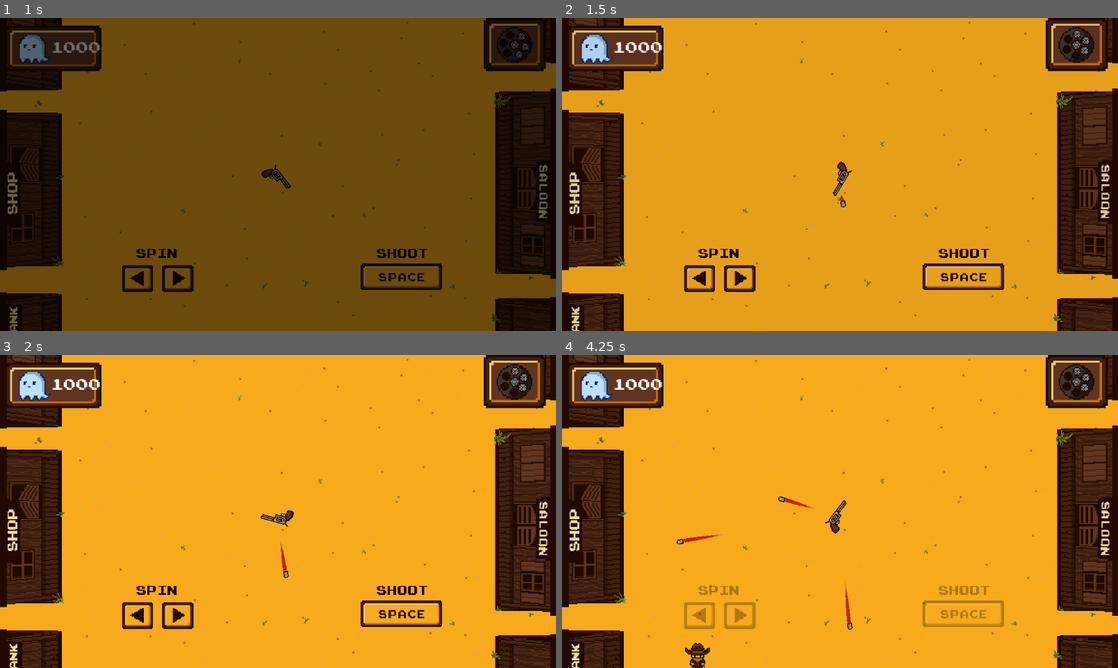
Above: before the commit, frames 1-4 (two rows, left to right).
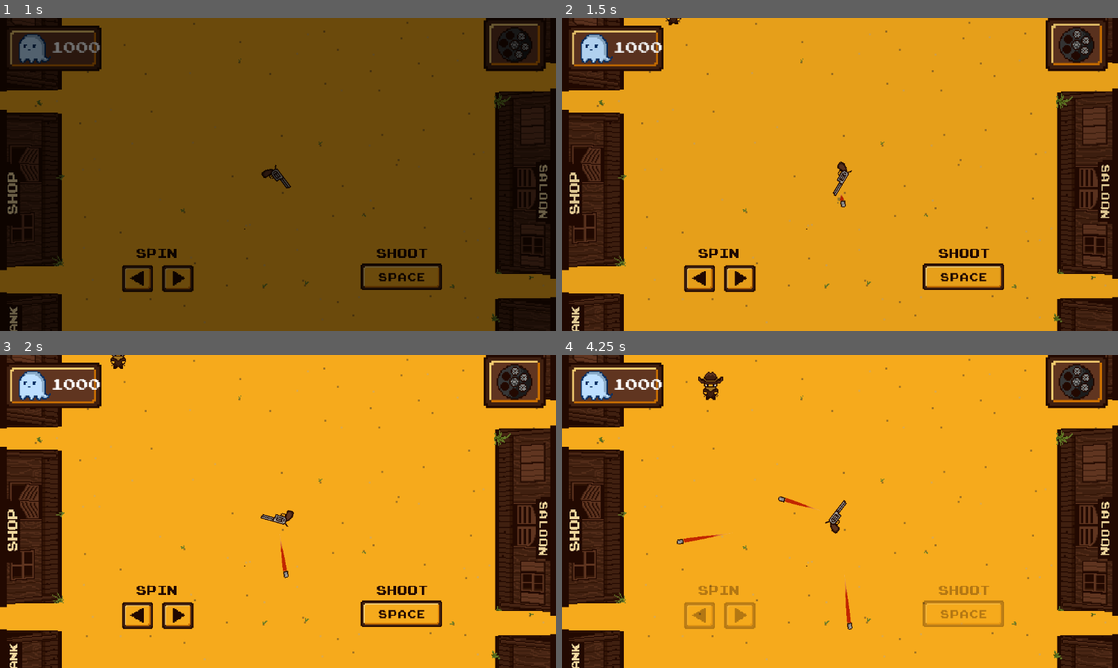
Above: after the commit, the same moments.

Repository: Guigo-dev/JuniperGameJam
Game: Godot game, scene res://Scenes/Menus/menu_inicial.tscn
The game is run twice, just before and just after one commit, with the same random seed, the same clock (stepped at 60 frames per second) and the same inputs.
Inputs (mouse positions are in pixels of both pictures, inside the frame that each line leads up to):
- Up to frame 1 (1 s): click (278, 196) at 0.5 s
- Up to frame 2 (1.5 s): move the mouse to (962, 158) at 1.27 s; hold Right (Direita) from 1.28 s (still down); tap Space (atirar) at 1.35 s; click (962, 158) at 1.42 s
- Up to frame 3 (2 s): keep holding Right (Direita)
- Up to frame 4 (4.25 s): move the mouse to (728, 527) at 2.02 s; release Right (Direita) at 2.03 s; hold Left (Esquerda) 2.03-2.78 s; tap Space (atirar) at 2.1, 2.85, 3.6 s; move the mouse to (895, 442) at 2.77 s; hold Right (Direita) from 2.78 s (still down); move the mouse to (812, 574) at 3.52 s; click (812, 574) at 3.67 s

Frame 1 is identical in both runs. In frame 2, less than 0.1% of the frame differs, in the area x 18-22%, y 0-3%; in frame 3, 0.1%; in frame 4, 0.5%, in the area x 22-29%, y 5-100%.

Commit message:
mira laser

Diff:
--- a/Scenes/FasePrincipal/FasePrincipal.tscn
+++ b/Scenes/FasePrincipal/FasePrincipal.tscn
@@ -448,7 +448,7 @@
 
 [node name="PathFollow2D" type="PathFollow2D" parent="Path2D3" unique_id=828801030]
 position = Vector2(351, -179)
-rotation = 3.1415925
+rotation = 3.1415927
 
 [node name="AnimationPlayer" type="AnimationPlayer" parent="Path2D3/PathFollow2D" unique_id=480699026]
 libraries/ = SubResource("AnimationLibrary_jsvmo")
@@ -459,7 +459,7 @@
 
 [node name="EnemySpawner3" parent="Path2D3" unique_id=119011415 node_paths=PackedStringArray("target") instance=ExtResource("2_1lh45")]
 position = Vector2(351, -179)
-rotation = 3.1415925
+rotation = -3.1415925
 enemyScene = ExtResource("3_82kia")
 target = NodePath("../../Arma")
 
--- a/Scenes/FasePrincipal/arma.tscn
+++ b/Scenes/FasePrincipal/arma.tscn
@@ -23,6 +23,7 @@
 [node name="BulletSpawner" type="Node2D" parent="." unique_id=18130942]
 unique_name_in_owner = true
 position = Vector2(15, -6)
+rotation = -0.0052359877
 script = ExtResource("4_xutcm")
 bala = ExtResource("5_1wt7n")
 metadata/_custom_type_script = "uid://boemys4v5i1gw"
--- a/Scenes/Poderes/laser_aim.tscn
+++ b/Scenes/Poderes/laser_aim.tscn
@@ -1,3 +1,6 @@
 [gd_scene format=3 uid="uid://c07x75bjurx8y"]
 
+[ext_resource type="Script" uid="uid://ssc7eu5egrlk" path="res://Scripts/Poderes/laser_aim.gd" id="1_daora"]
+
 [node name="LaserAim" type="Node" unique_id=1409954409]
+script = ExtResource("1_daora")
--- a/Scripts/FasePrincipal/game_manager.gd
+++ b/Scripts/FasePrincipal/game_manager.gd
@@ -84,14 +84,14 @@
 		#"Type": "Bullet Modifier",
 		#"Scene": TRIPLE_SHOT_SCENE
 	#},
-	#2:{
-		#"id": 2,
-		#"Name": "Laser Aim",
-		#"Des": "More precision",
-		#"Cost": 30,
-		#"Type": "Gun Modifier",
-		#"Scene": LASER_AIM_SCENE
-	#},
+	2:{
+		"id": 2,
+		"Name": "Laser Aim",
+		"Des": "More precision",
+		"Cost": 30,
+		"Type": "Trajectory",
+		"Scene": LASER_AIM_SCENE
+	},
 	#3:{
 		#"id": 3,
 		#"Name": "Auto-aim",
--- a/Scripts/FasePrincipal/wave_manager.gd
+++ b/Scripts/FasePrincipal/wave_manager.gd
@@ -1,10 +1,10 @@
 extends Node
 
-@export var wave_time := 30.0
+@export var wave_time := 1.0
 
 
 var wave_enemies = {
-	1: {"A": 20, "B": 0, "C": 0},
+	1: {"A": 1, "B": 0, "C": 0},
 	2: {"A": 20, "B": 2, "C": 4},
 	3: {"A": 25, "B": 5, "C": 4},
 	4: {"A": 10, "B": 20, "C": 5},
--- /dev/null
+++ b/Scripts/Poderes/laser_aim.gd
@@ -0,0 +1,20 @@
+extends Node
+
+var laser: Line2D
+
+func _ready():
+	laser = Line2D.new()
+	laser.width = 2
+	laser.default_color = Color.RED
+	laser.antialiased = true
+
+	get_parent().add_child(laser)
+
+func _process(_delta):
+	laser.position = Vector2.ZERO
+	laser.rotation = 0
+
+	laser.points = [
+		Vector2.ZERO,
+		Vector2.RIGHT * 5000
+	]
--- a/project.godot
+++ b/project.godot
@@ -12,7 +12,7 @@
 
 config/name="Blebers"
 run/main_scene="uid://b61g6ji72jiog"
-config/features=PackedStringArray("4.7", "GL Compatibility")
+config/features=PackedStringArray("4.6", "GL Compatibility")
 config/icon="res://icon.svg"
 
 [autoload]
Not shown, added: Scripts/Poderes/laser_aim.gd.uid
Not shown, added: Sprites/ASEPRITE/creditspage.png.import
Not shown, added: Sprites/PNG/ice.png.import
